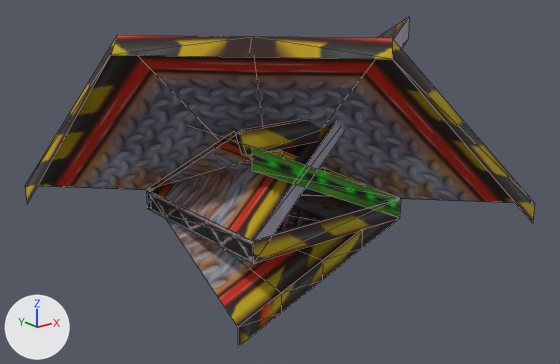
A saved change to the FBX model Assets/Triktron/meshes/blocks.fbx.
Before and after are seen from a 50 mm lens placed at (-1.255, -1.608, 0.672), pointed at (0.009, -0.027, 0.04). Every picture has the same lights, and +X, +Y and +Z are marked at lower left. Mesh edges are drawn as thin lines. Where no turn or scale is listed for an object, it has been applied to the vertices.

Objects in the first picture: 'Object001', 'bent001', 'curve/tilt', 'curve/tilt002', 'platfrom', 'raise up', 'rasie down', 'straight', 'tilt'.
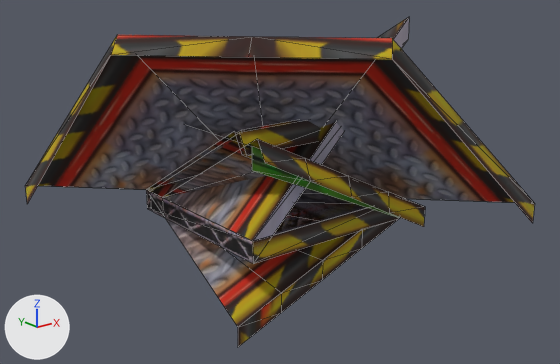
The change, as JSON lines over the scene's bpy script:
```json
{"op": "add", "block": "me_mesh_011", "code": ["me_mesh_011 = bpy.data.meshes.new('Mesh.011')", "me_mesh_011.from_pydata(...)  # 14 vertices, 15 faces; spans x -0.25..0.25, y -0.25..0.25, z -0.057..0.25", "me_mesh_011.materials.append(mat_material__25)  # picture img_tile1_waifu2x_art_noise3_tta_1_png"]}
{"op": "add", "block": "ob_curve_tilt003", "code": ["ob_curve_tilt003 = bpy.data.objects.new('curve/tilt003', me_mesh_011)", "ob_curve_tilt003.location = (0.0, -0.087, 0.0)"]}
```

Pixel boxes [x1, y1, x2, y2] of what changed, in the pictures (560 x 364 px):
```json
{"object": "curve/tilt003", "change": "added", "after": [163, 139, 425, 227]}
```
